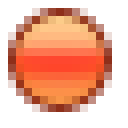
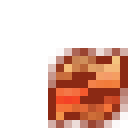
Two versions of the same layered image (128x128). Layer-by-layer changes:
hid "Record 0" over [16, 16, 104, 104]
added layer "Reload 0" above "Слой 18" over [56, 56, 120, 120]
